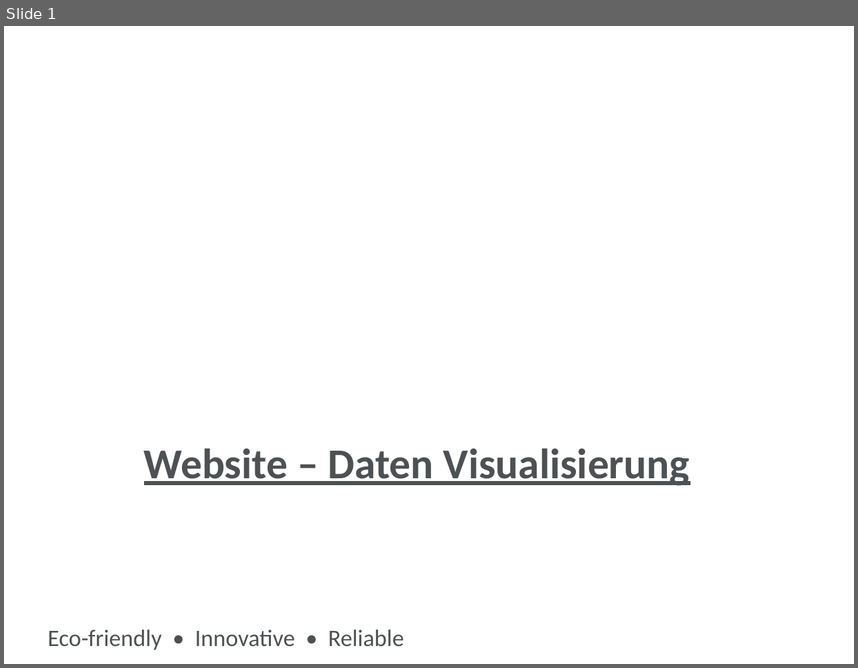
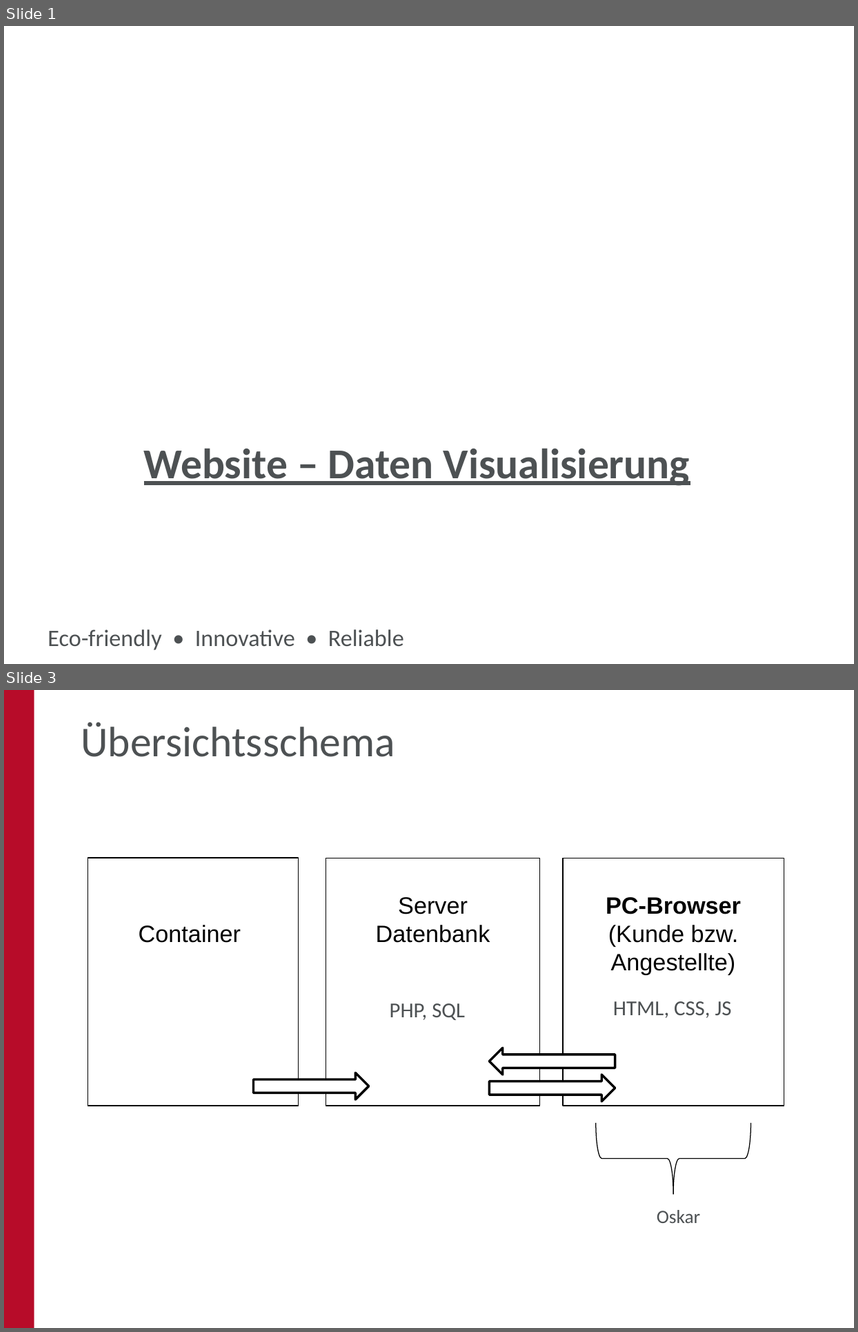
Before and after one commit to oskar-engler/praktikumsbericht, a slide deck: Bericht/PPT/Website - Analytic Tools.pptx. Shown one above the other, each under a label of ours: slide 1 before the commit, slides 1 and 3 after it; the slides between them are not shown. The pictures are 858x668 and 858x1332 pixels, drawn with LibreOffice and Linux fonts; fonts in the diff are those of the drawing; background and template pictures are left out. Boxes give left, top, right and bottom in pixels: in the first picture for what was removed or moved away, otherwise in the second. Text is boxed around its words. In the diff, an @@ line names an element or a change of style, - is before the commit and + after.

```diff
--- a/Bericht/PPT/Website - Analytic Tools.pptx
+++ b/Bericht/PPT/Website - Analytic Tools.pptx
@@ slide 3 added at <box>4,690,854,1328</box>, background #FFFFFF @@
@@ rectangle added at <box>4,690,34,1328</box>, fill #B70C29 @@
@@ title added at <box>81,722,395,757</box>, 36 pt, text #4D5153 @@
+Übersichtsschema
@@ rectangle added at <box>87,858,298,1105</box>, outline #000000 0.75 pt, 20 pt, text #000000 @@
+Container
@@ rectangle added at <box>326,858,540,1105</box>, fill #FFFFFF, outline #000000 0.75 pt, 20 pt, text #000000 @@
+Server
+Datenbank
@@ rectangle added at <box>562,858,784,1105</box>, fill #FFFFFF, outline #000000 0.75 pt, 20 pt, text #000000 @@
+PC-Browser
+(Kunde bzw. Angestellte)
@@ text added at <box>390,1003,465,1020</box>, 18 pt, text #4D5153 @@
+PHP, SQL
@@ text added at <box>613,1001,732,1018</box>, 18 pt, text #4D5153 @@
+HTML, CSS, JS
@@ right arrow added at <box>489,1048,615,1074</box>, fill #FFFFFF, outline #000000 2 pt @@
@@ right arrow added at <box>253,1072,369,1099</box>, fill #FFFFFF, outline #000000 2 pt @@
@@ right arrow added at <box>489,1074,615,1101</box>, fill #FFFFFF, outline #000000 2 pt @@
@@ right brace added at <box>597,1123,751,1194</box>, outline #000000 0.75 pt @@
@@ text added at <box>657,1210,700,1223</box>, 16 pt, text #4D5153 @@
+Oskar
```
Also in this commit, not shown: 12 slides changed, 2 other files.
